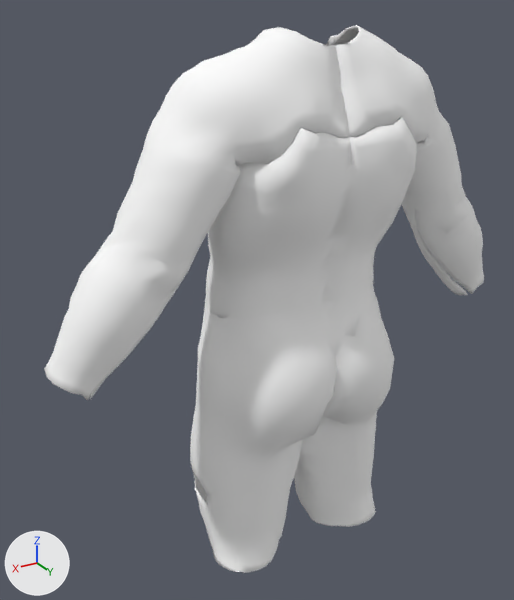
Two versions of the glTF model assets/templates/male/coat.glb, one commit apart.
Both versions are drawn from a 50 mm lens placed at (0.7, 1.001, 1.598), pointed at (0.057, -0.071, 1.062). The axes (+X, +Y, +Z) are drawn at lower left. The lights are the same throughout. The picture after the commit comes second. Vertices at exactly the same position are counted once.

Objects in the first picture: 'coat_male'.
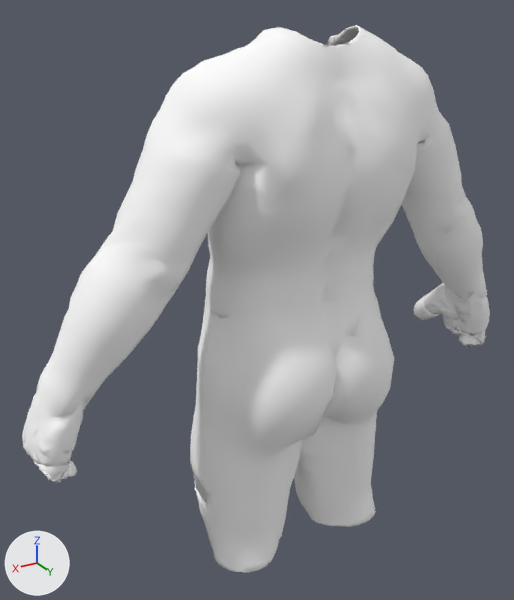
Pixel boxes [x1, y1, x2, y2] of what changed, in the pictures (514 x 600 px):
'coat_male', reshaped (6% wider): before [44, 25, 484, 573]; after [22, 25, 490, 573]
part 1 of me_coat_male, built on: before [407, 206, 484, 295]; after [407, 206, 490, 348]
part 2 of me_coat_male, built on: before [44, 363, 111, 400]; after [22, 363, 111, 483]
part 3 of me_coat_male, built on: [246, 44, 423, 195] in both

The change, as a list of edits to the scene's bpy script:
```text
Change me_coat_male:
    used by ob_coat_male; location = (0.0, 0.0, 0.0)
    remove me_coat_male.from_pydata(...)  # 6082 vertices, 12188 faces; spans x -0.478..0.478, y -0.186..0.135, z 0.527..1.551
    add me_coat_male.from_pydata(...)  # 8742 vertices, 17548 faces; spans x -0.521..0.521, y -0.186..0.135, z 0.527..1.551
    me_coat_male part 1: 5 vertices moved from x -0.451..-0.411, y -0.033..0.028, z 0.999..1.026 to x -0.449..-0.41, y -0.033..0.029, z 0.998..1.024; 74 vertices removed from x -0.478..-0.244, y -0.065..0.022, z 0.997..1.213; 1460 vertices added at x -0.521..-0.244, y -0.154..0.03, z 0.85..1.212
    me_coat_male part 2: 8 vertices moved from x 0.257..0.478, y -0.067..0.024, z 0.997..1.192 to x 0.257..0.478, y -0.067..0.025, z 0.997..1.192; 73 vertices removed from x 0.244..0.476, y -0.062..0.026, z 0.998..1.213; 1427 vertices added at x 0.244..0.521, y -0.156..0.028, z 0.85..1.212
    me_coat_male part 3: 1 vertex moved within x -0.129, y 0.12, z 1.38; 149 vertices removed from x -0.188..0.193, y 0.01..0.128, z 1.336..1.524; 69 vertices added at x -0.187..0.191, y 0.013..0.127, z 1.336..1.524
```
